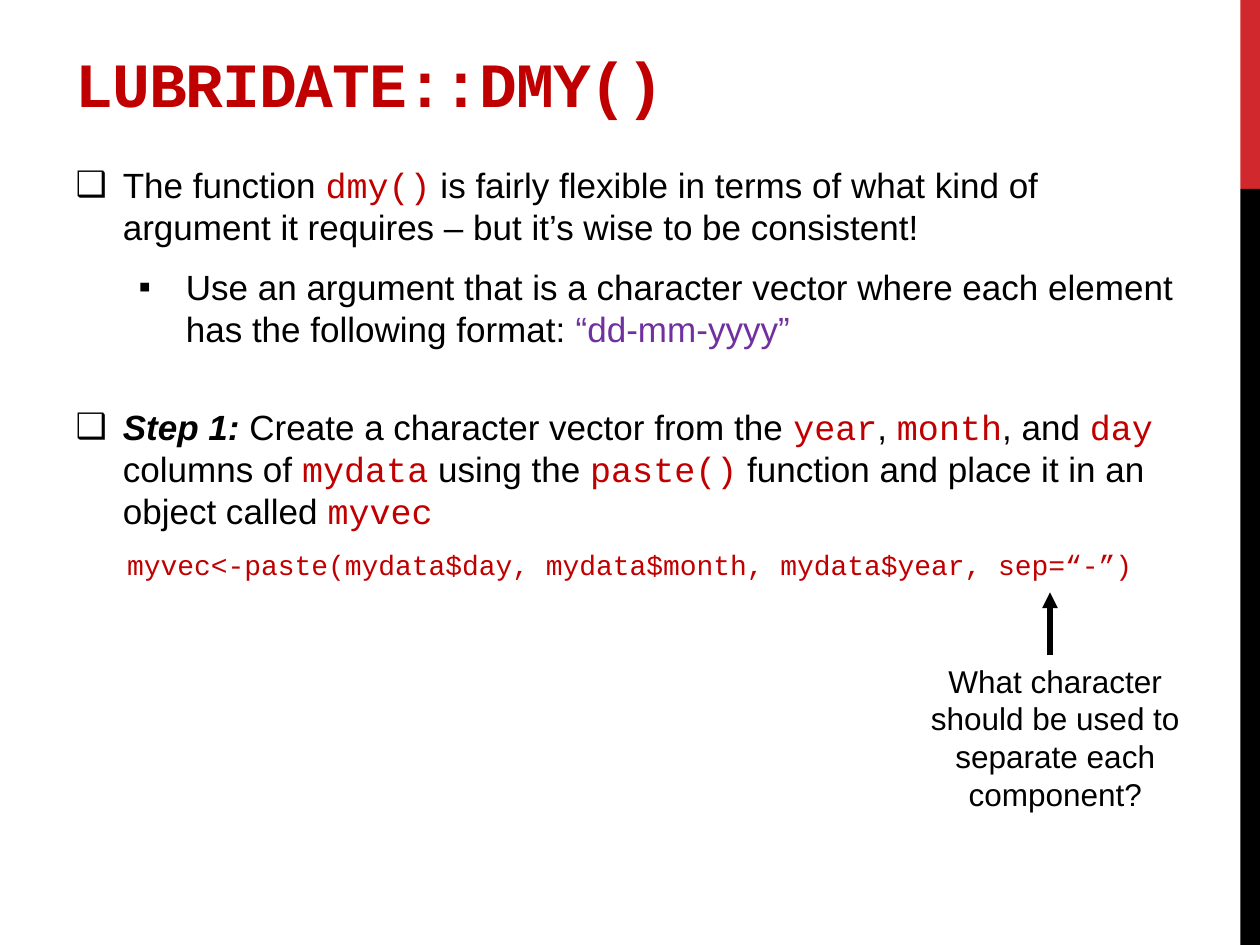
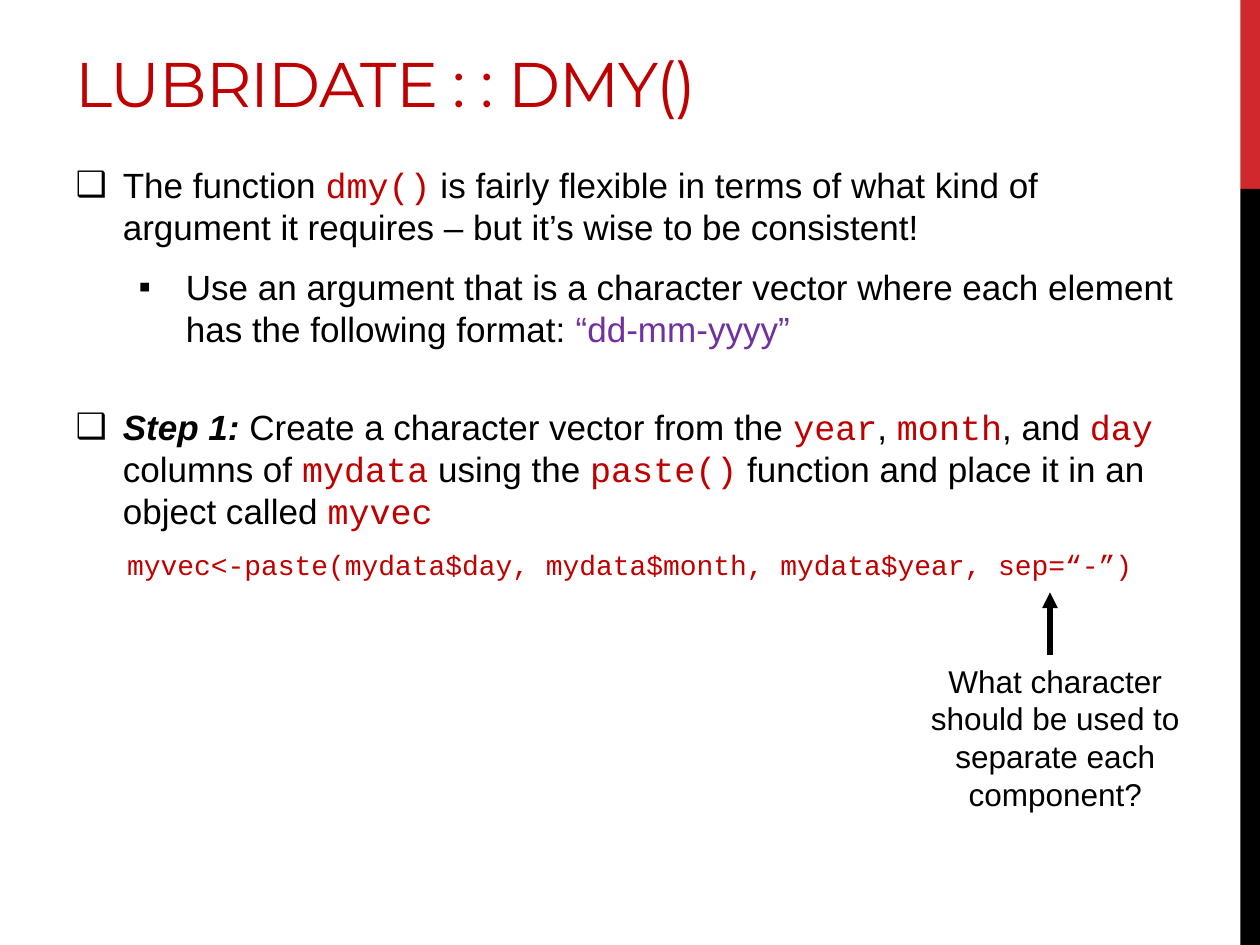
Before and after one commit to DanielleQuinn/RBarMUN, a slide deck: slide 25 of IntroWorkshop/RBar_IntroII.pptx. Drawn at 1260x945 pixels with LibreOffice and Linux fonts; fonts in the diff are those of the drawing. Boxes give left, top, right and bottom in pixels: in the first picture for what was removed or moved away, otherwise in the second. Text is boxed around its words. In the diff, an @@ line names an element or a change of style, - is before the commit and + after.

```diff
--- a/IntroWorkshop/RBar_IntroII.pptx
+++ b/IntroWorkshop/RBar_IntroII.pptx
@@ title at [76, 60, 697, 120]: text changed; font Courier New to Montserrat; bold off @@
-LUBRIDATE::DMY()
+LUBRIDATE : : DMY()
```
Also in this commit, not shown: 9 other slides changed, 3 slides added, 3 slides removed.
